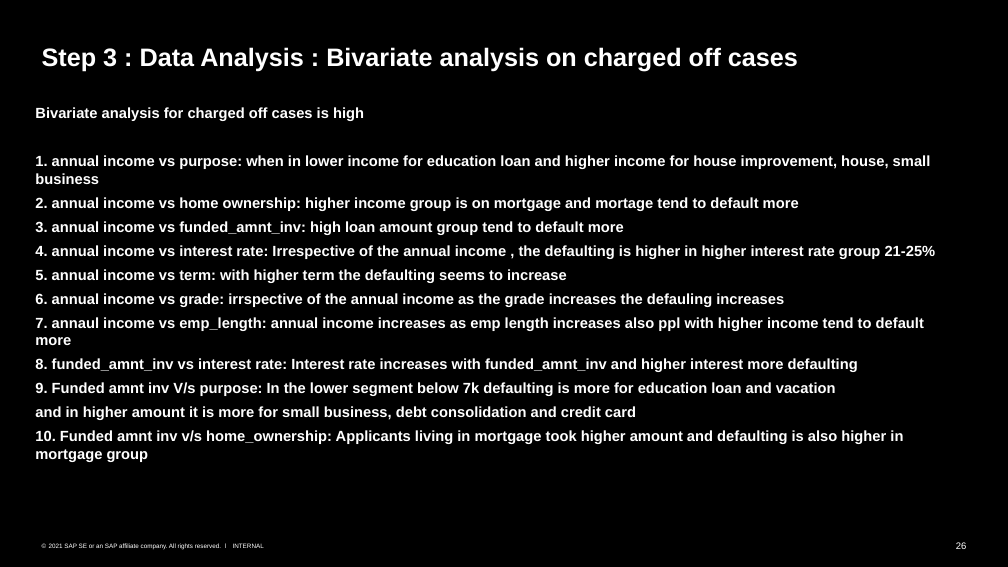
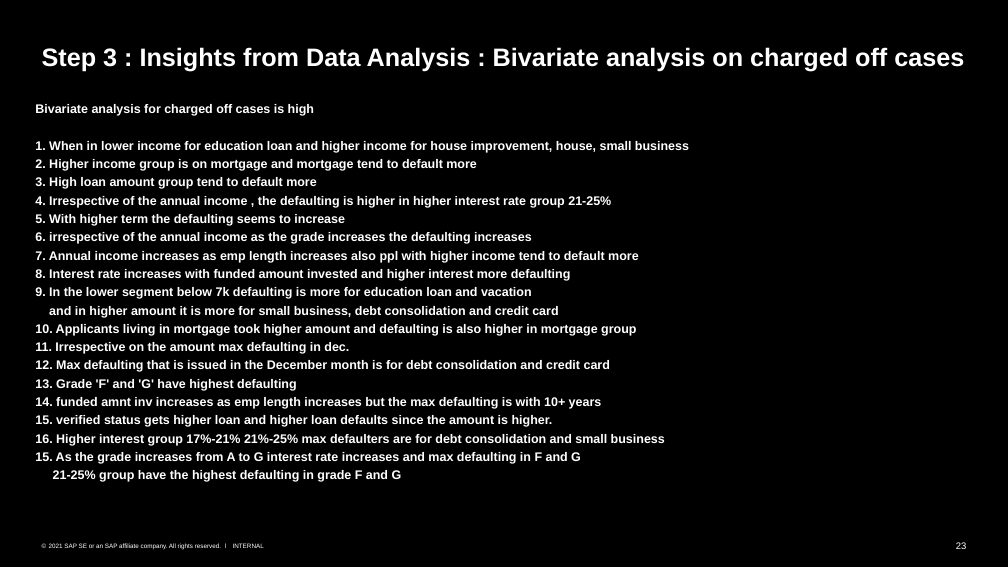
Before and after one commit to Monika1244/Lending_Club_Case_Study, a slide deck: slide 23 of Lending_Club_Case_Study.pptx (slide 26 before the commit). Drawn at 1008x567 pixels with LibreOffice and Linux fonts; fonts in the diff are those of the drawing. Boxes give left, top, right and bottom in pixels: in the first picture for what was removed or moved away, otherwise in the second. Text is boxed around its words. In the diff, an @@ line names an element or a change of style, - is before the commit and + after.

```diff
--- a/Lending_Club_Case_Study.pptx
+++ b/Lending_Club_Case_Study.pptx
@@ title at (x1=42, y1=47, x2=964, y2=72): text changed @@
-Step 3 : Data Analysis : Bivariate analysis on charged off cases
+Step 3 : Insights from Data Analysis : Bivariate analysis on charged off cases
@@ text at (x1=35, y1=104, x2=558, y2=318): size 14 to 11.9 pt in "Bivariate analysis for charged off cases is ...", "and in higher amount it is more ..."; line spacing 1 to 0.8 @@
@@ text at (x1=35, y1=141, x2=689, y2=299): text changed; size 14 to 11.9 pt @@
-1. annual income vs purpose: when in lower income for education loan and higher income for house improvement, house, small business
-2. annual income vs home ownership: higher income group is on mortgage and mortage tend to default more
-3. annual income vs funded_amnt_inv: high loan amount group tend to default more
-4. annual income vs interest rate: Irrespective of the annual income , the defaulting is higher in higher interest rate group 21-25%
-5. annual income vs term: with higher term the defaulting seems to increase
-6. annual income vs grade: irrspective of the annual income as the grade increases the defauling increases
-7. annaul income vs emp_length: annual income increases as emp length increases also ppl with higher income tend to default more
-8. funded_amnt_inv vs interest rate: Interest rate increases with funded_amnt_inv and higher interest more defaulting
-9. Funded amnt inv V/s purpose: In the lower segment below 7k defaulting is more for education loan and vacation
+1. When in lower income for education loan and higher income for house improvement, house, small business
+2. Higher income group is on mortgage and mortgage tend to default more
+3. High loan amount group tend to default more
+4. Irrespective of the annual income , the defaulting is higher in higher interest rate group 21-25%
+5. With higher term the defaulting seems to increase
+6. irrespective of the annual income as the grade increases the defaulting increases
+7. Annual income increases as emp length increases also ppl with higher income tend to default more
+8. Interest rate increases with funded amount invested and higher interest more defaulting
+9. In the lower segment below 7k defaulting is more for education loan and vacation
@@ text at (x1=35, y1=324, x2=665, y2=482): text changed; size 14 to 11.9 pt @@
-10. Funded amnt inv v/s home_ownership: Applicants living in mortgage took higher amount and defaulting is also higher in mortgage group
+10. Applicants living in mortgage took higher amount and defaulting is also higher in mortgage group
+11. Irrespective on the amount max defaulting in dec.
+12. Max defaulting that is issued in the December month is for debt consolidation and credit card
+13. Grade 'F' and 'G' have highest defaulting
+14. funded amnt inv increases as emp length increases but the max defaulting is with 10+ years
+15. verified status gets higher loan and higher loan defaults since the amount is higher.
+16. Higher interest group 17%-21% 21%-25% max defaulters are for debt consolidation and small business
+15. As the grade increases from A to G interest rate increases and max defaulting in F and G
+21-25% group have the highest defaulting in grade F and G
@@ page number at (x1=956, y1=542, x2=967, y2=549): text changed @@
-26
+23
```
Also in this commit, not shown: 19 other slides changed, 2 slides removed.
